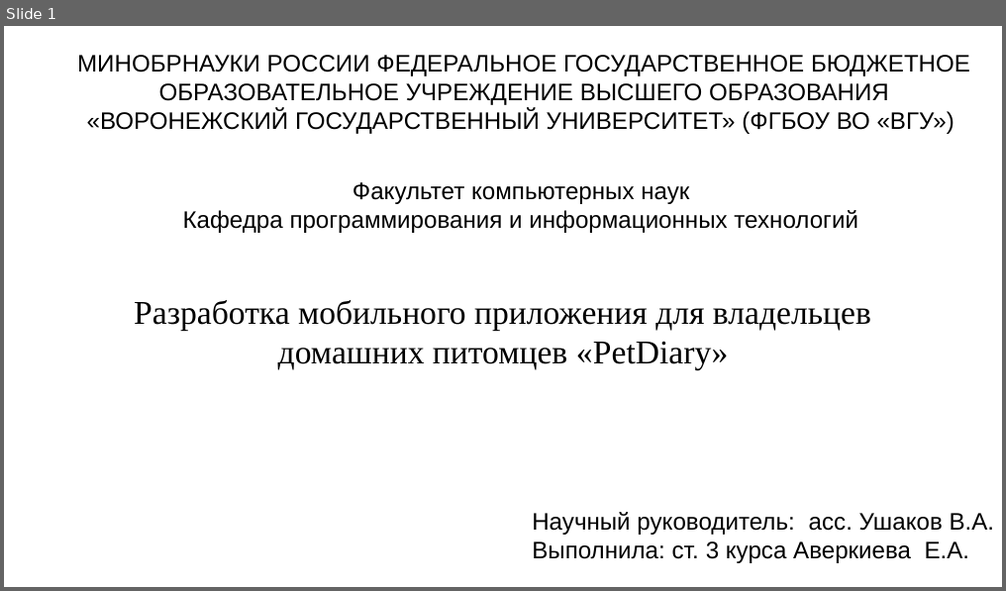
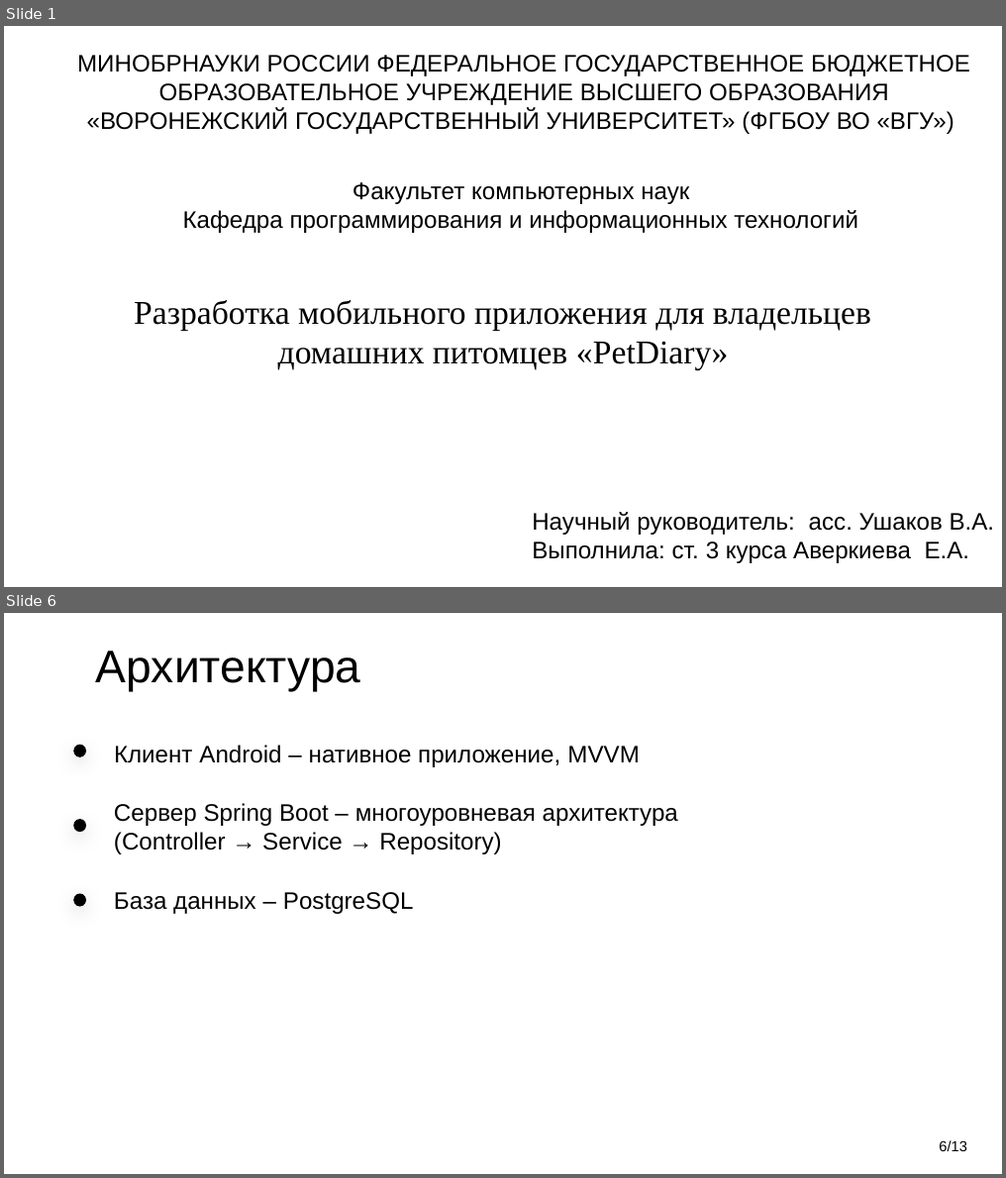
Before and after one commit to kattrin0/petDiarry_, a slide deck: documentation/презентация_PetDiary.pptx. Shown one above the other, each under a label of ours: slide 1 before the commit, slides 1 and 6 after it; the slides between them are not shown. The pictures are 1006x591 and 1006x1178 pixels, drawn with LibreOffice and Linux fonts; fonts in the diff are those of the drawing. Boxes give left, top, right and bottom in pixels: in the first picture for what was removed or moved away, otherwise in the second. Text is boxed around its words. In the diff, an @@ line names an element or a change of style, - is before the commit and + after.

```diff
--- a/documentation/презентация_PetDiary.pptx
+++ b/documentation/презентация_PetDiary.pptx
@@ slide 6 added at box(4, 613, 1002, 1174), background #FFFFFF @@
@@ text added at box(96, 651, 361, 692), 44 pt, text #000000 @@
+Архитектура
@@ ellipse added at box(73, 745, 86, 758), fill #000000 @@
@@ text added at box(114, 745, 639, 767), 23 pt, text #000000 @@
+Клиент Android – нативное приложение, MVVM
@@ ellipse added at box(73, 819, 86, 832), fill #000000 @@
@@ text added at box(114, 803, 678, 855), 23 pt, text #000000 @@
+Сервер Spring Boot – многоуровневая архитектура (Controller → Service → Repository)
@@ ellipse added at box(73, 894, 86, 906), fill #000000 @@
@@ text added at box(114, 892, 413, 914), 23 pt, text #000000 @@
+База данных – PostgreSQL
@@ page number added at box(939, 1141, 967, 1152), 14 pt, text #000000 @@
+6/13
```
Also in this commit, not shown: 4 slides changed, 6 other slides added, 5 slides removed, 1 other file.
